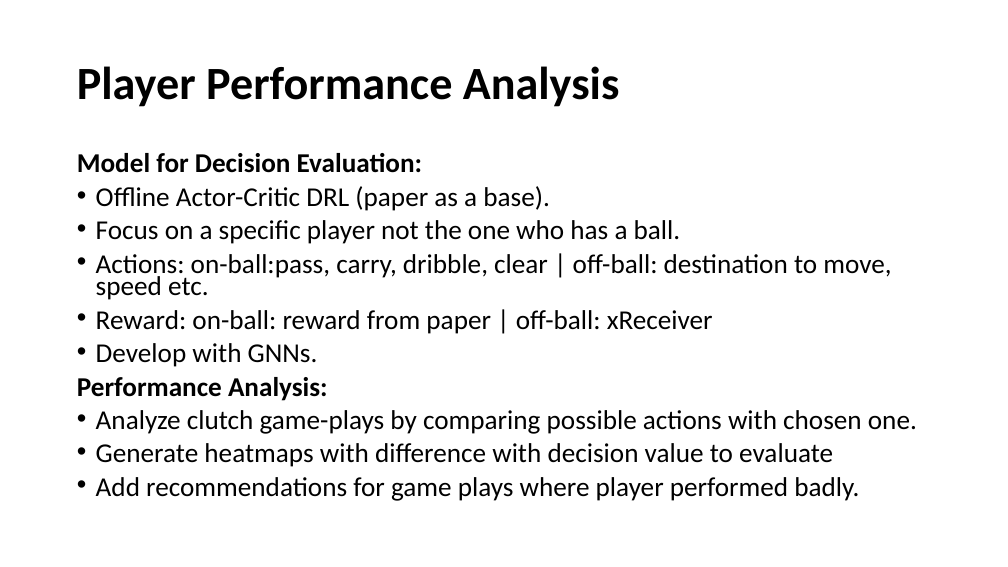
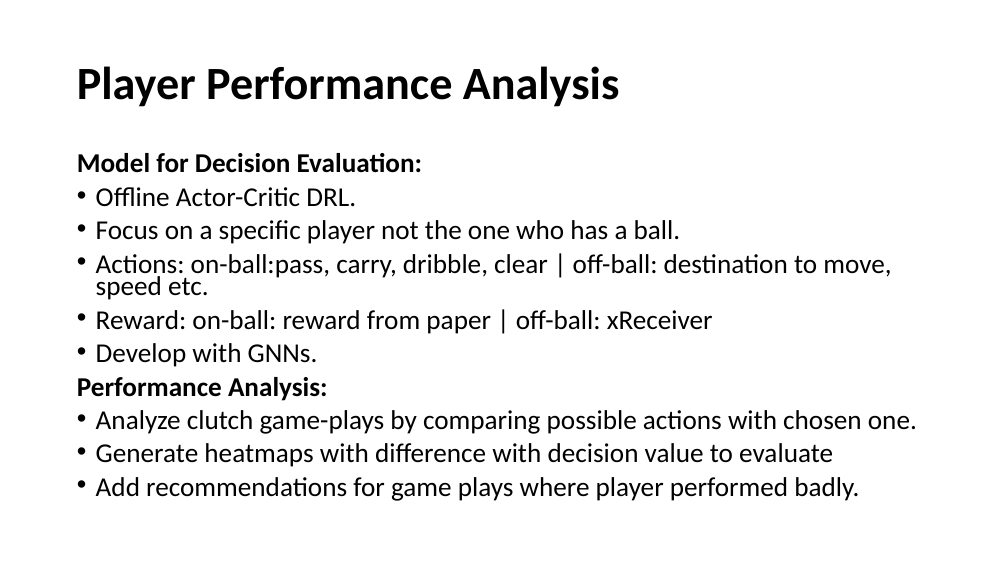
Before and after one commit to Ziolo1999/GNNsFootballEventSpotting, a slide deck: slide 4 of Articles/topic_ideas.pptx. Drawn at 1008x567 pixels with LibreOffice and Linux fonts; fonts in the diff are those of the drawing. Boxes give left, top, right and bottom in pixels: in the first picture for what was removed or moved away, otherwise in the second. Text is boxed around its words. In the diff, an @@ line names an element or a change of style, - is before the commit and + after.

```diff
--- a/Articles/topic_ideas.pptx
+++ b/Articles/topic_ideas.pptx
@@ text at box(96, 187, 356, 207): text changed @@
-• Offline Actor-Critic DRL (paper as a base).
+• Offline Actor-Critic DRL.
```
Also in this commit, not shown: 5 other slides changed, 3 slides added.
